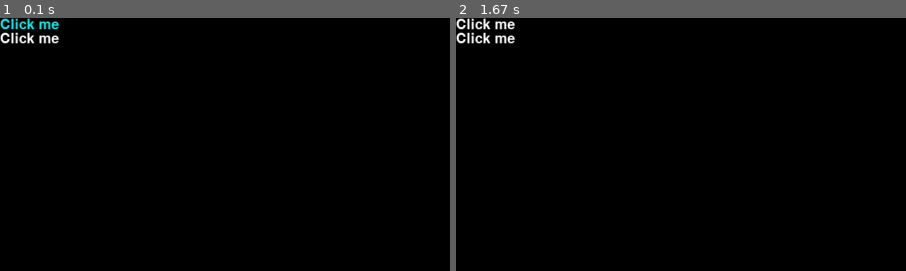
Above: before the commit, frames 1-2 (left to right).
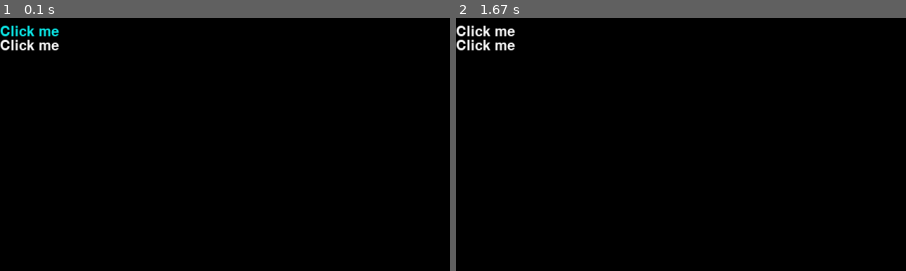
Above: after the commit, the same moments.

Repository: cubewhy/pyvn
Game: pygame game, started from main.py
Two runs of this game, one before a commit and one after it. Both use one fixed random seed, a clock stepped at 60 frames per second and the inputs below.
Inputs (mouse positions are % of the whole screen's width and height, from its top left):
- Up to frame 1 (0.1 s): no input
- Up to frame 2 (1.67 s): press the mouse at (3, 2) at 0.37 s; move the mouse to (25, 12) at 0.47 s; release the mouse at (46, 23) at 0.6 s; click "Click me" at 0.72 s; press the mouse at (3, 6) at 1.03 s; move the mouse to (34, 21) at 1.13 s; release the mouse at (66, 36) at 1.27 s
The pictures show only the part of the screen within x 0-50%, y 0-50%; the shares and areas given below are measured in that part.

The runs differ from the first frame. In frame 1, 1.1% of the frame differs, in the area x 0-14%, y 0-14%; in frame 2, 1.1%.

Commit message:
refactor: create abstract layer UiLike

Diff:
--- a/main.py
+++ b/main.py
@@ -1,7 +1,8 @@
 from dataclasses import dataclass
-from pyvn import GameUi, create_game_window
+from pyvn import create_game_window
 from pyvn.components.button import Button
 from pyvn.layouts.vertical import VerticalLayout
+from pyvn.ui import UiLike
 
 
 @dataclass
@@ -9,11 +10,11 @@
     num_counter: int = 0
 
 
-def game_loop(ui: GameUi, state: AppState):
+def game_loop(ui: UiLike, state: AppState):
     layout = VerticalLayout()
 
     ui.set_base_layout(layout)
-    if layout.add(Button("Click me")).is_clicked():
+    if layout.add(Button("Click me").padding(10)).is_clicked():
         # add the add counter
         state.num_counter += 1
 
--- a/pyvn/__init__.py
+++ b/pyvn/__init__.py
@@ -3,8 +3,9 @@
 import pygame
 
 from pyvn.events.bus import EventBus
-from pyvn.events.mouse import MouseEvent, MouseMoveEvent
-from pyvn.ui import GameUi
+from pyvn.events.mouse import MouseDownEvent, MouseEvent, MouseMoveEvent, MouseUpEvent
+from pyvn.ui import UiLike
+from pyvn.ui.pg_impl import GameUi
 
 
 T = TypeVar("T")
@@ -16,17 +17,17 @@
 
 
 def process_mouse_events(eventbus: EventBus, internal_state: InternalState):
-    mouse_pos = pygame.mouse.get_pos()
-    mouse_event = MouseEvent(mouse_pos[0], mouse_pos[1])
+    mouse_x, mouse_y = pygame.mouse.get_pos()
+    mouse_event = MouseEvent(mouse_x, mouse_y)
     eventbus.trigger_event(mouse_event)
-    if internal_state.last_mouse_pos != mouse_pos:
+    if internal_state.last_mouse_pos != (mouse_x, mouse_y):
         # mouse pos changed, trigger the event
-        eventbus.trigger_event(MouseMoveEvent(mouse_event))
-    internal_state.last_mouse_pos = mouse_pos
+        eventbus.trigger_event(MouseMoveEvent(mouse_x, mouse_y))
+    internal_state.last_mouse_pos = (mouse_x, mouse_y)
 
 
 def create_game_window(
-    game_loop: Callable[[GameUi, Generic[T]], None],
+    game_loop: Callable[[UiLike, Generic[T]], None],
     state: Generic[T],
     *,
     title: str = "Python Visual Novel Framework",
@@ -47,23 +48,29 @@
     while running:
         ui = GameUi(screen)
         eventbus = ui.get_eventbus()
-        for event in pygame.event.get():
-            if event.type == pygame.QUIT:
-                running = False
-
 
         # do render
         # 0x[r][g][b]
-        screen.fill(0x000000)
         # call the render logic here
         game_loop(ui, state)
 
         # Pre render
         ui.pre_render()
 
+        for event in pygame.event.get():
+            if event.type == pygame.QUIT:
+                running = False
+            elif event.type == pygame.MOUSEBUTTONDOWN:
+                mouse_x, mouse_y = pygame.mouse.get_pos()
+                eventbus.trigger_event(MouseDownEvent(mouse_x, mouse_y))
+            elif event.type == pygame.MOUSEBUTTONUP:
+                mouse_x, mouse_y = pygame.mouse.get_pos()
+                eventbus.trigger_event(MouseUpEvent(mouse_x, mouse_y))
+
         process_mouse_events(eventbus, internal_state)
 
         # Finally let GameUi to render the components
+        screen.fill(0x000000)
         ui.render()
 
         pygame.display.flip()
--- a/pyvn/components/__init__.py
+++ b/pyvn/components/__init__.py
@@ -1,11 +1,16 @@
+from __future__ import annotations
+
 from abc import ABC, abstractmethod
 from dataclasses import dataclass
-from typing import Self
+from typing import Self, TYPE_CHECKING
 
 import pygame
 
 from pyvn.events.mouse import MouseOutEvent, MouseOverEvent
-from pyvn.renderers import Renderer
+
+if TYPE_CHECKING:
+    from pyvn.renderers import Renderer
+    from pyvn.ui import UiLike
 
 
 @dataclass
@@ -14,6 +19,14 @@
     right: int = 0
     bottom: int = 0
     left: int = 0
+
+
+@dataclass
+class Box:
+    x: int
+    y: int
+    width: int
+    height: int
 
 
 class Component(ABC):
@@ -28,11 +41,15 @@
 
         self.x = 0
         self.y = 0
+        self.ui: UiLike | None = None
 
-    def on_mouseover(self, event: MouseOverEvent) -> None:
+    def set_ui(self, ui: UiLike) -> None:
+        self.ui = ui
+
+    def on_mouse_over(self, event: MouseOverEvent) -> None:
         pass
 
-    def on_mouseout(self, event: MouseOutEvent) -> None:
+    def on_mouse_out(self, event: MouseOutEvent) -> None:
         pass
 
     @abstractmethod
@@ -48,6 +65,17 @@
 
     def set_position(self, pos: (int, int)):
         self.x, self.y = pos
+
+    def is_hovererd(self, mouse_pos: (int, int)) -> bool:
+        comp_x, comp_y = self.get_position()
+        comp_width, comp_height = self.get_size_with_padding()
+        box = Box(comp_x, comp_y, comp_width, comp_height)
+        return (
+            mouse_pos[0] > box.x
+            and mouse_pos[0] < box.x + box.width
+            and mouse_pos[1] > box.y
+            and mouse_pos[1] < box.y + box.height
+        )
 
     def do_render(self, renderer: Renderer) -> None:
         # apply padding to position
--- a/pyvn/components/button.py
+++ b/pyvn/components/button.py
@@ -22,10 +22,10 @@
         self._text = text
         return self
 
-    def on_mouseover(self, event: MouseOverEvent) -> None:
+    def on_mouse_over(self, event: MouseOverEvent) -> None:
         self._text_color = (14, 237, 237)
 
-    def on_mouseout(self, event: MouseOutEvent) -> None:
+    def on_mouse_out(self, event: MouseOutEvent) -> None:
         self._text_color = (255, 255, 255)
 
     def is_clicked(self) -> bool:
--- a/pyvn/events/mouse.py
+++ b/pyvn/events/mouse.py
@@ -7,15 +7,32 @@
     mouse_x: int
     mouse_y: int
 
+
 @dataclass
 class MouseMoveEvent(Event):
-    mouse_event: MouseEvent
+    mouse_x: int
+    mouse_y: int
 
 
 @dataclass
 class MouseOverEvent(Event):
-    mouse_event: MouseEvent
+    mouse_x: int
+    mouse_y: int
+
 
 @dataclass
 class MouseOutEvent(Event):
-    mouse_event: MouseEvent
+    mouse_x: int
+    mouse_y: int
+
+
+@dataclass
+class MouseDownEvent(Event):
+    mouse_x: int
+    mouse_y: int
+
+
+@dataclass
+class MouseUpEvent(Event):
+    mouse_x: int
+    mouse_y: int
--- a/pyvn/layouts/__init__.py
+++ b/pyvn/layouts/__init__.py
@@ -1,18 +1,10 @@
 from abc import ABC, abstractmethod
 from typing import List, Self
 
-from pyvn import dataclass
 from pyvn.components import Component
 from pyvn.events.bus import EventGeneric
-from pyvn.events.mouse import MouseEvent, MouseOutEvent, MouseOverEvent
-
-
-@dataclass
-class Box:
-    x: int
-    y: int
-    width: int
-    height: int
+from pyvn.events.mouse import MouseDownEvent, MouseEvent, MouseOutEvent, MouseOverEvent
+from pyvn.ui import UiLike
 
 
 class Layout(ABC):
@@ -22,10 +14,17 @@
         self.renderer = None
         self.components: List[Component] = []
         self.hovered_components: List[Component] = []
+        self.focused_component: Component | None = None
+        self.ui:UiLike = None
+        if parent_layout is not None:
+            self.ui = parent_layout.ui
 
     def add(self, component: Component) -> Component:
         self.components.append(component)
         return component
+
+    def set_ui(self, ui: UiLike) -> None:
+        self.ui = ui
 
     @abstractmethod
     def next_position(self) -> (int, int):
@@ -35,24 +34,27 @@
         if isinstance(event, MouseEvent):
             mouse_pos = event.mouse_x, event.mouse_y
             for component in self.components:
-                comp_x, comp_y = component.get_position()
-                comp_width, comp_height = component.get_size_with_padding()
-                box = Box(comp_x, comp_y, comp_width, comp_height)
-                if mouse_pos[0] > box.x and mouse_pos[0] < box.x + box.width:
-                    if mouse_pos[1] > box.y and mouse_pos[1] < box.y + box.height:
-                        # The rect was hovered
-                        if component not in self.hovered_components:
-                            component.on_mouseover(MouseOverEvent(event))
-                            self.hovered_components.append(component)
-                    else:
-                        # not hovered
-                        if component in self.hovered_components:
-                            component.on_mouseout(MouseOutEvent(event))
-                            self.hovered_components.remove(component)
-        # TODO: handle mouse click event
+                if component.is_hovererd(mouse_pos):
+                    # The rect was hovered
+                    if component not in self.hovered_components:
+                        component.on_mouse_over(
+                            MouseOverEvent(event.mouse_x, event.mouse_y)
+                        )
+                        self.hovered_components.append(component)
+                else:
+                    # not hovered
+                    if component in self.hovered_components:
+                        component.on_mouse_out(
+                            MouseOutEvent(event.mouse_x, event.mouse_y)
+                        )
+                        self.hovered_components.remove(component)
+        elif isinstance(event, MouseDownEvent):
+            for component in self.hovered_components:
+                component.on_mouse_down()
 
-    def apply_positions(self) -> None:
+    def pre_render(self) -> None:
         for component in self.components:
+            component.set_ui(self.ui)
             component.set_position(self.next_position())
 
     def render(self) -> None:
--- /dev/null
+++ b/pyvn/ui/__init__.py
@@ -0,0 +1,19 @@
+from __future__ import annotations
+
+from typing import Protocol, TypeVar, TYPE_CHECKING
+
+if TYPE_CHECKING:
+    from pygame import Surface
+    from pyvn.events.bus import EventBus
+    from pyvn.layouts import Layout
+
+
+    L = TypeVar("L", bound=Layout)
+
+
+class UiLike(Protocol):
+    def __init__(self, surface: Surface) -> None: ...
+    def get_eventbus(self) -> EventBus: ...
+    def set_base_layout(self, layout: L) -> L: ...
+    def pre_render(self) -> None: ...
+    def render(self) -> None: ...
--- a/pyvn/ui.py
+++ b/pyvn/ui/pg_impl.py
@@ -1,21 +1,22 @@
 from typing import TypeVar
+
 from pygame import Surface
 
 from pyvn.events.bus import EventBus
 from pyvn.layouts import Layout
 from pyvn.renderers.pygame_renderer import PygameRenderer
+from pyvn.ui import UiLike
 
 
 L = TypeVar("L", bound=Layout)
 
 
-class GameUi(object):
+class GameUi(UiLike):
     def __init__(self, surface: Surface) -> None:
-        super().__init__()
+        super().__init__(surface)
         self.surface = surface
         self.base_layout: Layout = None
         self.eventbus = EventBus()
-        # self.set_base_layout(VerticalLayout())
 
     def get_eventbus(self) -> EventBus:
         return self.eventbus
@@ -28,6 +29,7 @@
 
         renderer = PygameRenderer(self.surface)
         layout.renderer = renderer
+        layout.ui = self
         self.base_layout = layout
         # register event handler
         self.eventbus.add_handler(layout.handle_event)
@@ -35,7 +37,7 @@
 
     def pre_render(self) -> None:
         if self.base_layout is not None:
-            self.base_layout.apply_positions()
+            self.base_layout.pre_render()
 
     def render(self) -> None:
         if self.base_layout is not None:
